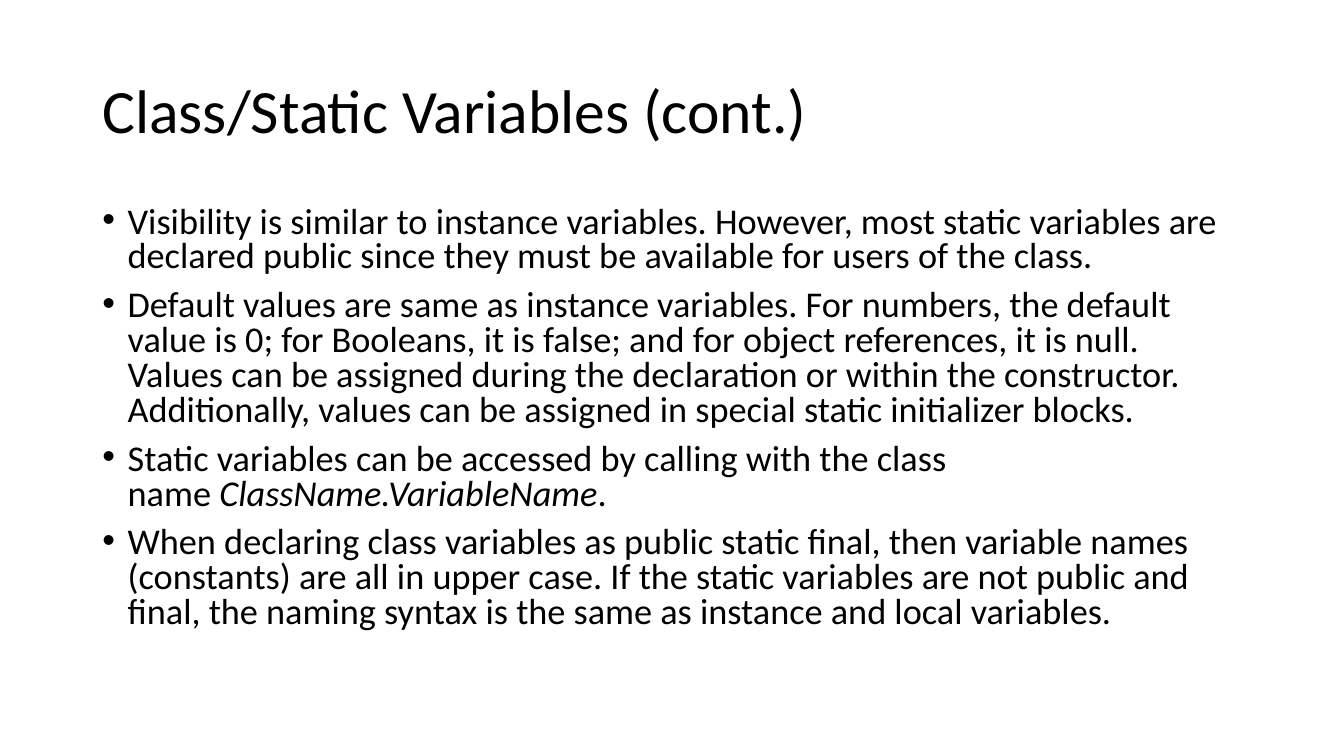
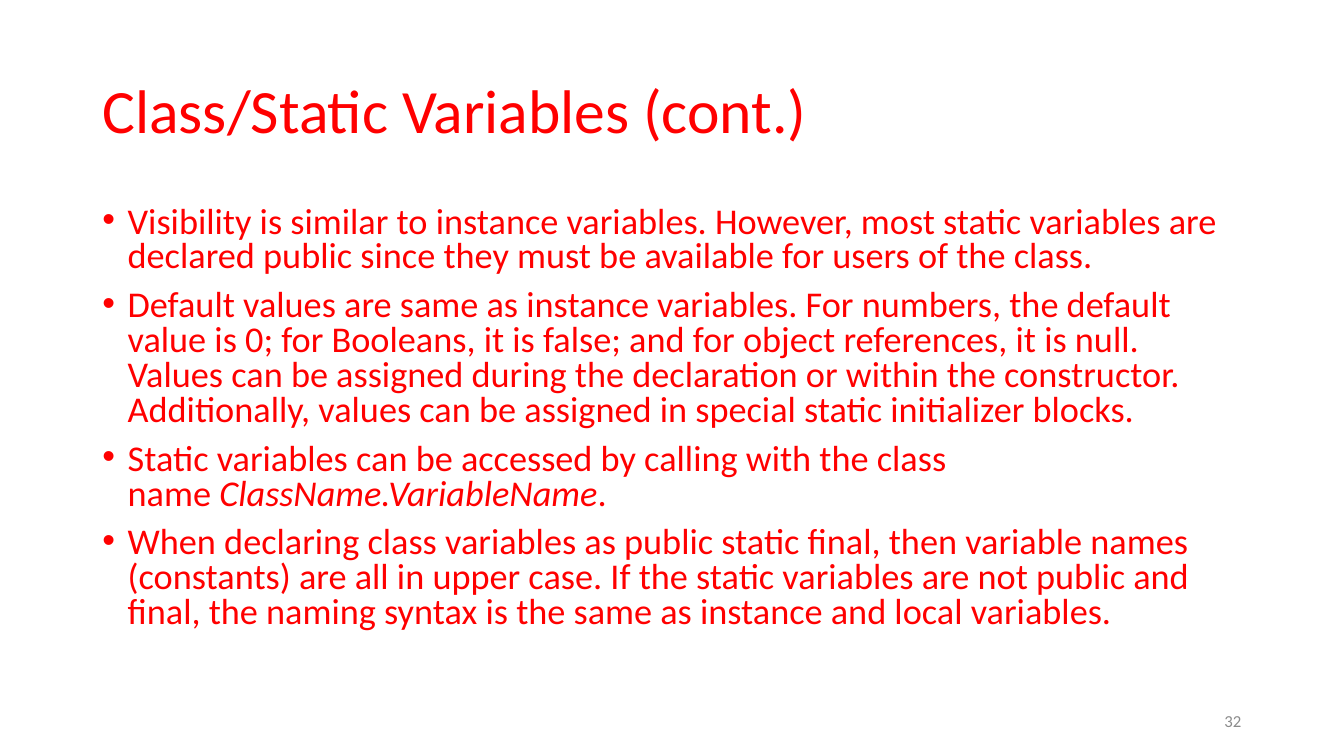
Before and after one commit to karzanosman/java, a slide deck: slide 32 of 01-Programming Fundamentals.pptx (slide 33 before the commit). Drawn at 1344x756 pixels with LibreOffice and Linux fonts; fonts in the diff are those of the drawing. Boxes give left, top, right and bottom in pixels: in the first picture for what was removed or moved away, otherwise in the second. Text is boxed around its words. In the diff, an @@ line names an element or a change of style, - is before the commit and + after.

```diff
--- a/01-Programming Fundamentals.pptx
+++ b/01-Programming Fundamentals.pptx
@@ title "Class/Static Variables (cont.)" at [102,88,806,142]: text colour #000000 to #FF0000 @@
@@ text "Visibility is similar to instance ..." at [128,208,1217,631]: text colour #000000 to #FF0000 @@
@@ page number added at [1224,716,1241,727], 12 pt, text #8C8C8C @@
+32
```
Also in this commit, not shown: 32 other slides changed, 1 slide removed, 2 other files.
